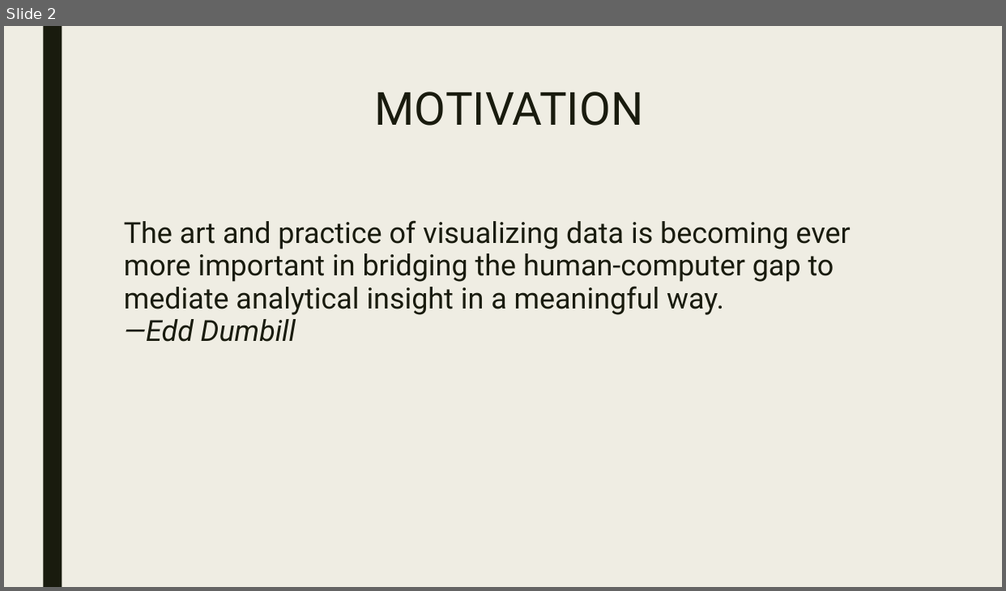
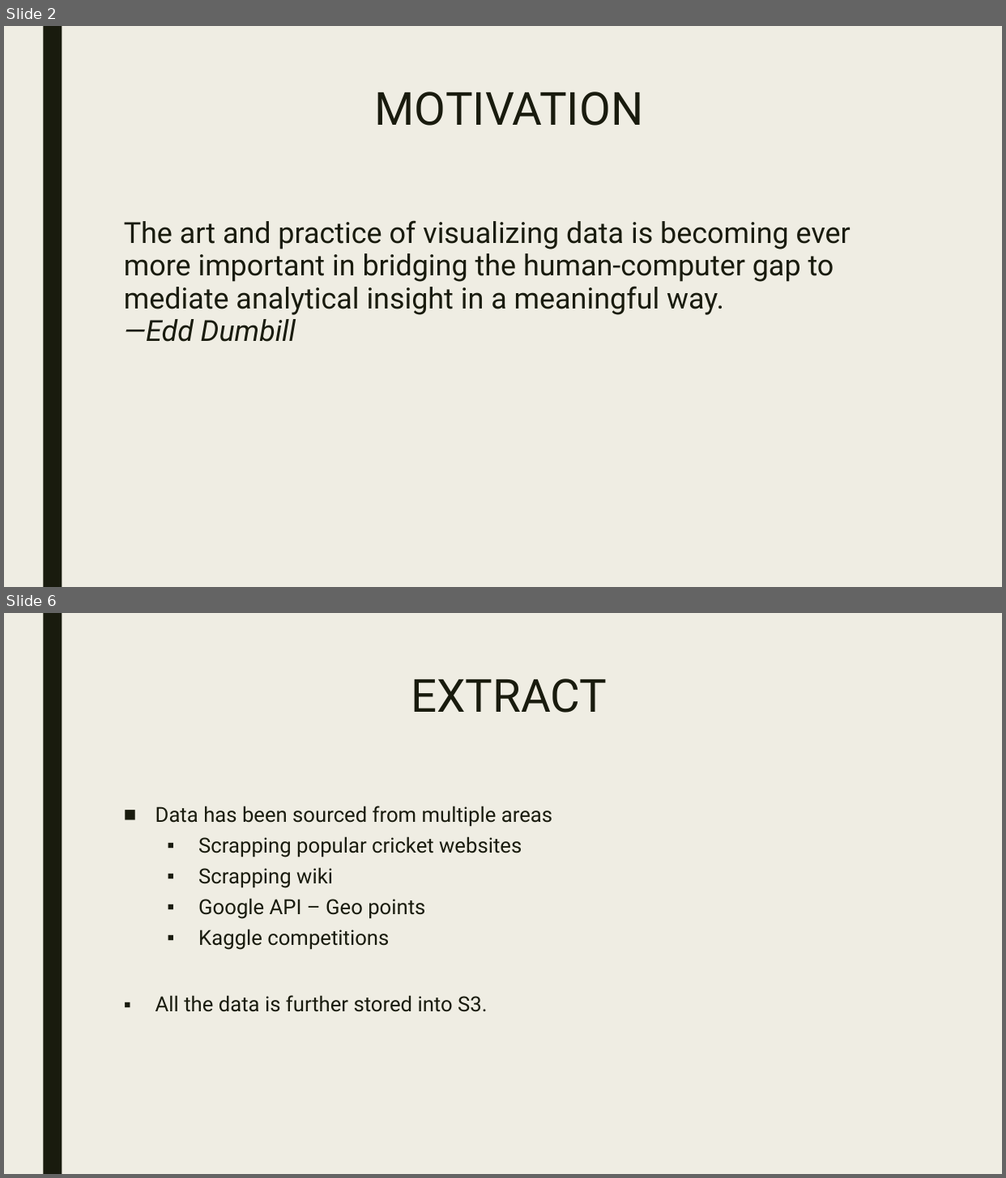
Before and after one commit to CUBigDataClass/Indian-Premier-League, a slide deck: Data Analysis & Visualisations of IPL.pptx. Shown one above the other, each under a label of ours: slide 2 before the commit, slides 2 and 6 after it; the slides between them are not shown. The pictures are 1006x591 and 1006x1178 pixels, drawn with LibreOffice and Linux fonts; fonts in the diff are those of the drawing. Boxes give left, top, right and bottom in pixels: in the first picture for what was removed or moved away, otherwise in the second. Text is boxed around its words. In the diff, an @@ line names an element or a change of style, - is before the commit and + after.

```diff
--- a/Data Analysis & Visualisations of IPL.pptx
+++ b/Data Analysis & Visualisations of IPL.pptx
@@ slide 6 added at [4, 613, 1002, 1174], background #EFEDE3; not listed: 1 template element that a slide beside it also shows @@
@@ title added at [411, 679, 607, 713], 44 pt, text #191B0E @@
+EXTRACT
@@ text added at [155, 806, 552, 1012], 20 pt, text #191B0E @@
+■ Data has been sourced from multiple areas
+  ▪ Scrapping popular cricket websites
+  ▪ Scrapping wiki
+  ▪ Google API – Geo points
+  ▪ Kaggle competitions
+▪ All the data is further stored into S3.
```
Also in this commit, not shown: 1 slide changed, 11 other slides added.
